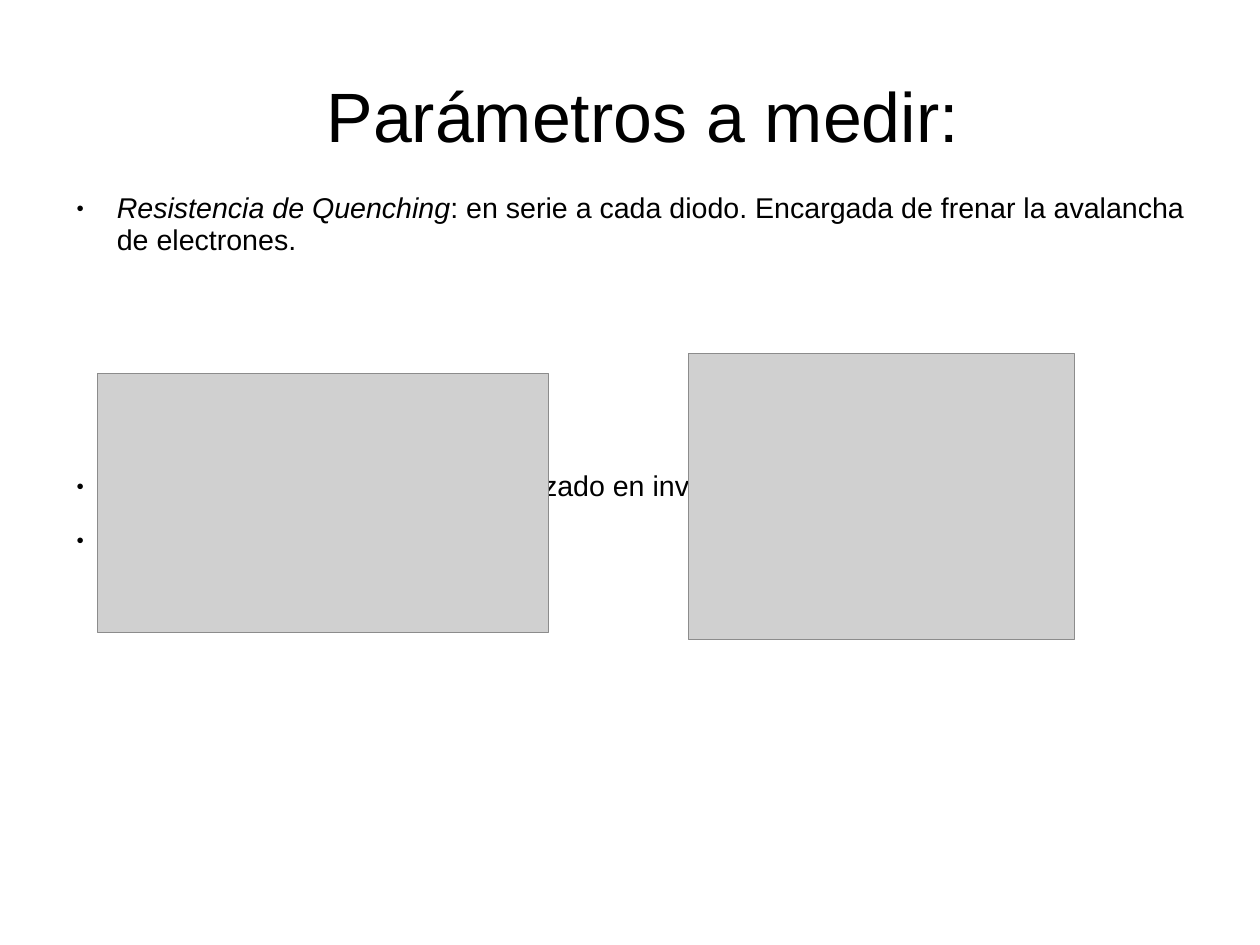
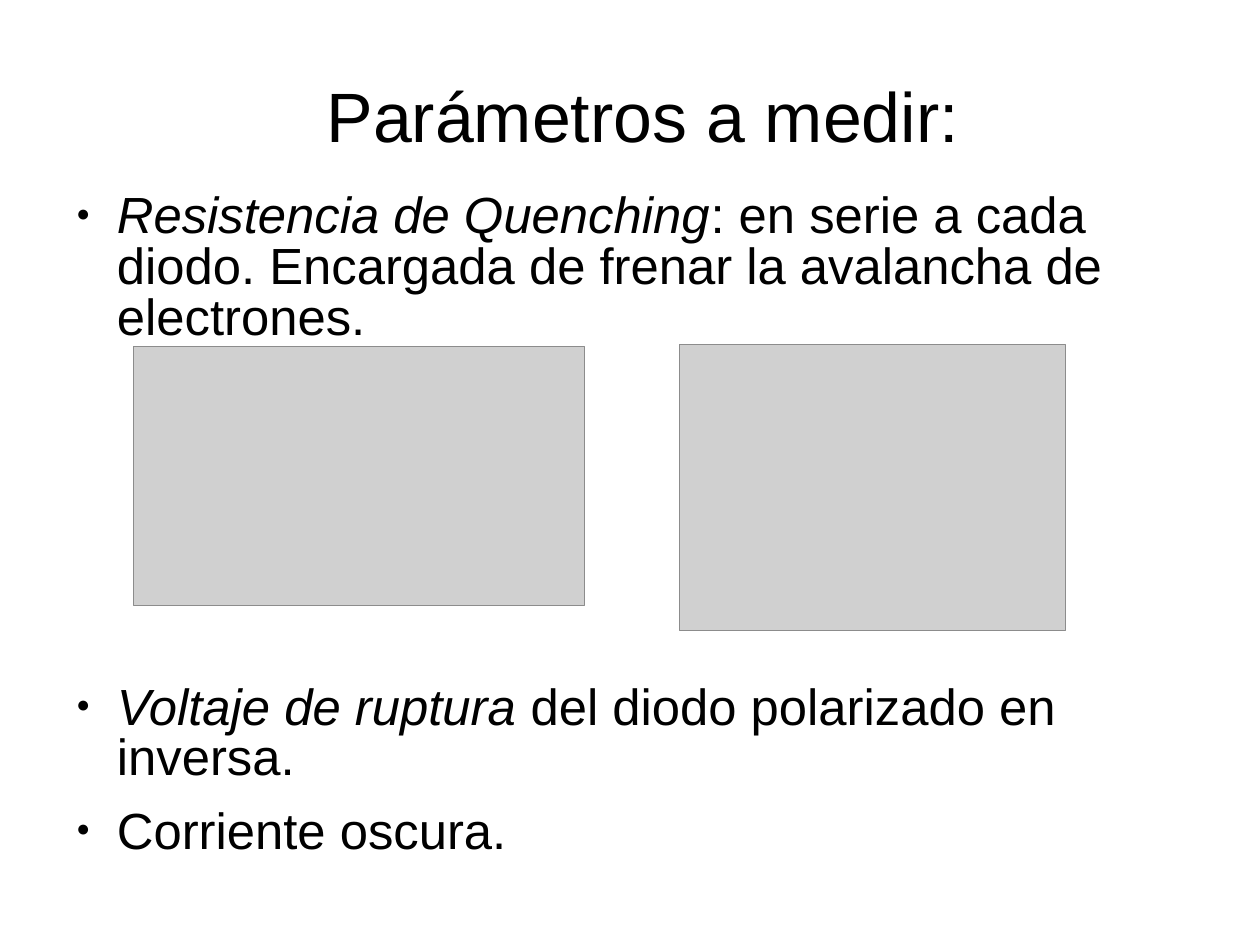
Before and after one commit to labosat/Labo-7, a slide deck: slide 3 of Charla Avance Labo7.odp. Drawn at 1260x945 pixels with LibreOffice and Linux fonts; fonts in the diff are those of the drawing; grey boxes stand for pictures. Boxes give left, top, right and bottom in pixels: in the first picture for what was removed or moved away, otherwise in the second. Text is boxed around its words. In the diff, an @@ line names an element or a change of style, - is before the commit and + after.

```diff
--- a/Charla Avance Labo7.odp
+++ b/Charla Avance Labo7.odp
@@ text "Resistencia de Quenching: en serie ..." at [117, 196, 1102, 850]: size 18 to 32 pt; line spacing 0.93 to 0.83 @@
@@ picture: place and size @@
-picture at [97, 374, 549, 632]
+picture at [134, 346, 585, 605]
@@ picture: place and size @@
-picture at [688, 353, 1074, 640]
+picture at [680, 344, 1066, 631]
```
Also in this commit, not shown: 1 slide added, 1 slide removed, 6 other files.
